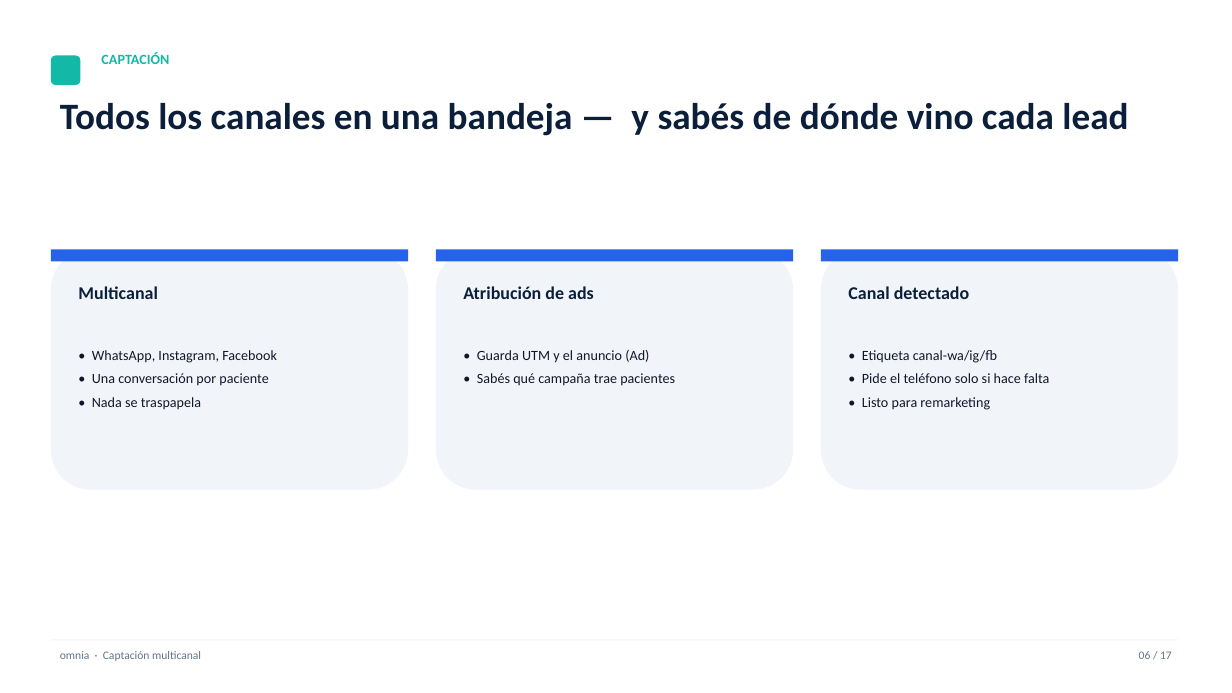
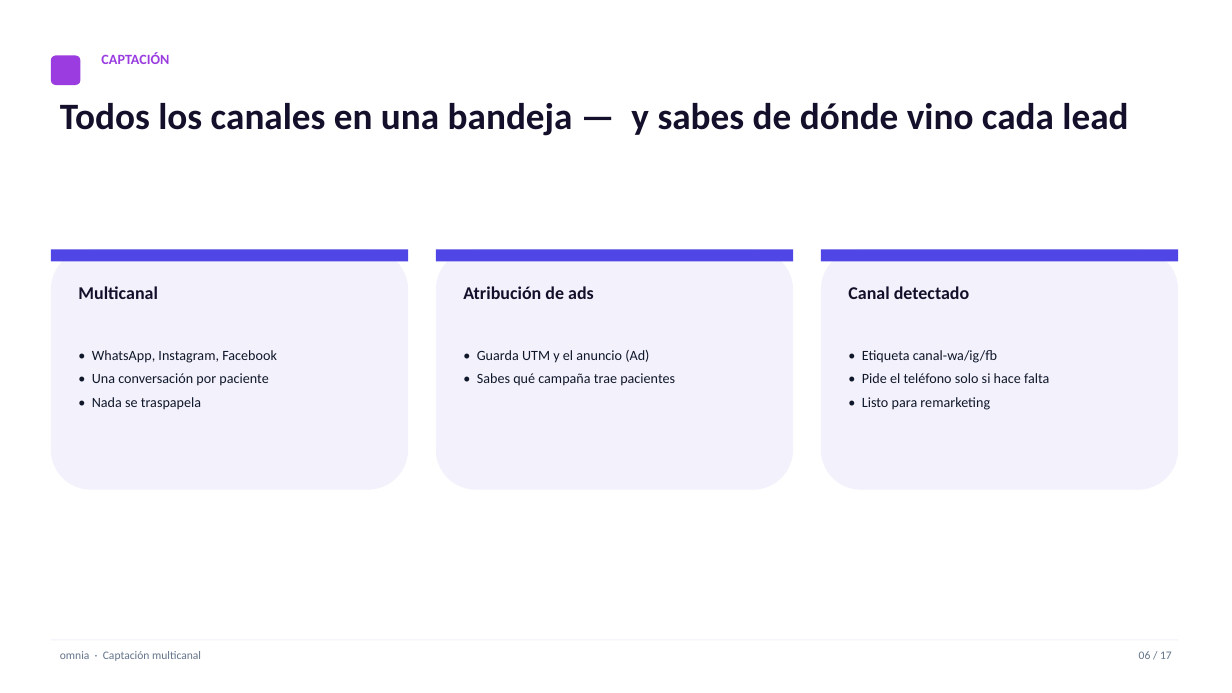
Before and after one commit to henrybuenano-ux/snapshot-generico, a slide deck: slide 6 of presentacion/omnia-sistema-clinicas.pptx. Drawn at 1232x693 pixels with LibreOffice and Linux fonts; fonts in the diff are those of the drawing. Boxes give left, top, right and bottom in pixels: in the first picture for what was removed or moved away, otherwise in the second. Text is boxed around its words. In the diff, an @@ line names an element or a change of style, - is before the commit and + after.

```diff
--- a/presentacion/omnia-sistema-clinicas.pptx
+++ b/presentacion/omnia-sistema-clinicas.pptx
@@ rounded rectangle at (x1=51, y1=55, x2=80, y2=85): fill #14B8A6 to #9A3CE0 @@
@@ text "CAPTACIÓN" at (x1=101, y1=52, x2=169, y2=64): text colour #14B8A6 to #9A3CE0 @@
@@ text at (x1=60, y1=103, x2=1128, y2=136): text changed; text colour #0B1F3A to #14102B @@
-Todos los canales en una bandeja — y sabés de dónde vino cada lead
+Todos los canales en una bandeja — y sabes de dónde vino cada lead
@@ fill #F1F5F9 to #F3F1FB in 3 elements at (x1=51, y1=250, x2=409, y2=490), (x1=436, y1=250, x2=794, y2=490), (x1=821, y1=250, x2=1178, y2=490) @@
@@ fill #2563EB to #4F46E5 in 3 elements at (x1=51, y1=250, x2=409, y2=262), (x1=436, y1=250, x2=794, y2=262), (x1=821, y1=250, x2=1178, y2=262) @@
@@ text colour #0B1F3A to #14102B in 3 elements at (x1=78, y1=286, x2=158, y2=299), (x1=463, y1=286, x2=594, y2=299), (x1=848, y1=286, x2=969, y2=299) @@
@@ text at (x1=477, y1=373, x2=675, y2=386): text changed @@
-• Sabés qué campaña trae pacientes
+• Sabes qué campaña trae pacientes
```
Also in this commit, not shown: 15 other slides changed, 1 slide added, 1 slide removed, 1 other file.
